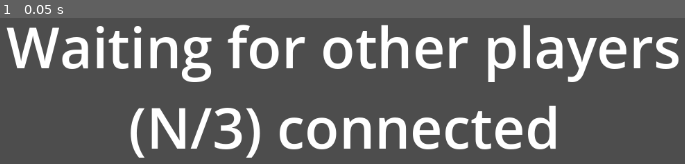
Above: before the commit, frame 1.
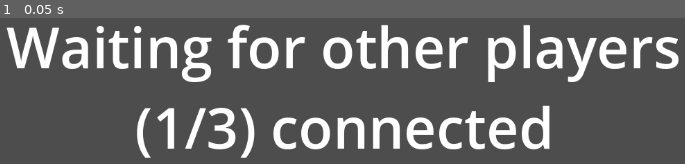
Above: after the commit, the same moment.

Repository: extract/over-fort-2
Game: Godot game, scene res://scenes/maps/lobby/lobby_ui.tscn
Two runs of this game, one before a commit and one after it. Both use one fixed random seed, a clock stepped at 60 frames per second and the inputs below. This scene is started directly instead of the project's main scene.
Inputs:
- Up to frame 1 (0.05 s): no input

The runs differ from the first frame. In frame 1, 9.4% of the frame differs, in the area x 18-82%, y 59-96%.

Commit message:
added player joining map

Diff:
--- a/scenes/maps/lobby/lobby.tscn
+++ b/scenes/maps/lobby/lobby.tscn
@@ -16,6 +16,7 @@
 transform = Transform3D(1, 0, 0, 0, 1, 0, 0, 0, 1, 0, 0.079503775, 0)
 
 [node name="LobbyUi" parent="." instance=ExtResource("2_4t2je")]
+unique_name_in_owner = true
 offset_right = -953.8957
 offset_bottom = -620.51184
 scale = Vector2(1.055, 1.055)
--- a/scenes/maps/lobby/lobby_ui.tscn
+++ b/scenes/maps/lobby/lobby_ui.tscn
@@ -1,4 +1,6 @@
-[gd_scene load_steps=2 format=3 uid="uid://capis0p76uoxd"]
+[gd_scene load_steps=3 format=3 uid="uid://capis0p76uoxd"]
+
+[ext_resource type="Script" uid="uid://c5otu0rdfbuf4" path="res://scenes/maps/lobby/player_count_update.gd" id="1_1uroi"]
 
 [sub_resource type="LabelSettings" id="LabelSettings_linbj"]
 font_size = 81
@@ -33,3 +35,4 @@
 text = "(N/3) connected"
 label_settings = SubResource("LabelSettings_linbj")
 horizontal_alignment = 1
+script = ExtResource("1_1uroi")
--- /dev/null
+++ b/scenes/maps/lobby/player_count_update.gd
@@ -0,0 +1,13 @@
+extends Label
+
+
+# Called when the node enters the scene tree for the first time.
+func _ready() -> void:
+	pass # Replace with function body.
+
+
+# Called every frame. 'delta' is the elapsed time since the previous frame.
+func _process(delta: float) -> void:
+	var count = len(multiplayer.get_peers()) + 1
+	text = "(" + str(count) + "/3) connected"
+	pass
--- a/scenes/menu/host.gd
+++ b/scenes/menu/host.gd
@@ -4,6 +4,7 @@
 @export var lobbyScene : PackedScene
 @onready var networkNode = $"../../../Network"
 
+var hasStartedPlaying = false
 
 var PORT = 21057
 const MAX_CLIENTS = 8
@@ -33,18 +34,31 @@
 	multiplayer.multiplayer_peer = peer
 	print("Server started on port ", PORT)
 	get_node("/root/").add_child(lobbyScene.instantiate())
+	_add_player(1)
 	menuNode.visible = false
 
-
+func _add_player(id):
+	var playerInstance = playerScene.instantiate()
+	playerInstance.name = "player_" + str(id)
+	get_node("/root/Node3D/Network").add_child(playerInstance)
+	pass
 
 # Called on the server when a new player joins
 func _on_player_connected(id):
-
+	_add_player(id)
 	print("Player connected: ", id)
 	print("Players: " + str(len(multiplayer.get_peers()) + 1) + "/3")
 
-	if len(multiplayer.get_peers()) + 1 >= 3:
-		print("aa")
+	#lobbyInstance.get_node("LobbyUi/Control/Label2").text = "lol"
+
+	if len(multiplayer.get_peers()) + 1 >= 3 and !hasStartedPlaying:
+		hasStartedPlaying = true
+		var lobbyNode = get_node("/root/Lobby")
+		get_node("/root").remove_child(lobbyNode)
+		var mapInstance = startMap.instantiate()
+		get_node("/root/Node3D/Network").add_child(mapInstance)
+
+		#lobbyInstance.visible = false
 
 # Called on the server when a player leaves
 func _on_player_disconnected(id):
--- a/scenes/menu/menu.tscn
+++ b/scenes/menu/menu.tscn
@@ -57,10 +57,8 @@
 lobbyScene = ExtResource("5_y1o0p")
 
 [node name="MultiplayerSpawner" type="MultiplayerSpawner" parent="."]
-_spawnable_scenes = PackedStringArray("uid://dn6ln2qk6dbtr", "uid://cyjfreye6e0em", "")
+_spawnable_scenes = PackedStringArray("uid://dn6ln2qk6dbtr", "uid://cyjfreye6e0em")
 spawn_path = NodePath("../Network")
-
-[node name="TestMap" parent="." instance=ExtResource("3_e0arn")]
 
 [connection signal="pressed" from="Menu/Client/Button" to="Menu/Client/Button" method="_on_pressed"]
 [connection signal="pressed" from="Menu/Server/Button" to="Menu/Server/Button" method="_on_pressed"]
Not shown, added: scenes/maps/lobby/player_count_update.gd.uid
Not shown: 1 places in scenes/menu/menu.tscn that only renumber resources
